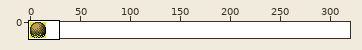
Sprite sheet: SlideProject/src/ressources/sprites/entites.png. Above: a wide view before the commit, with the close-up outlined.
Close-up. The starting point:
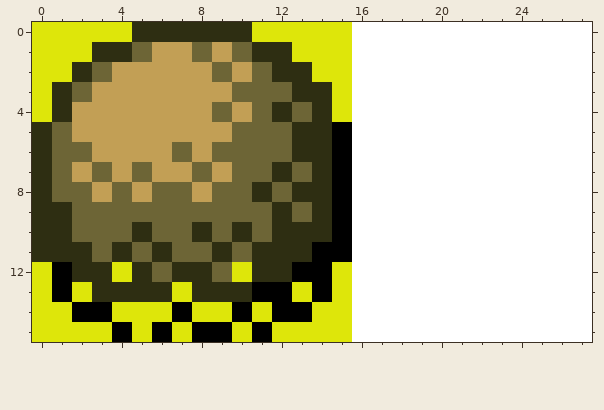
The file is 320x16 pixels. Shown: x 0..27, y 0..15.
The same view after the edit:
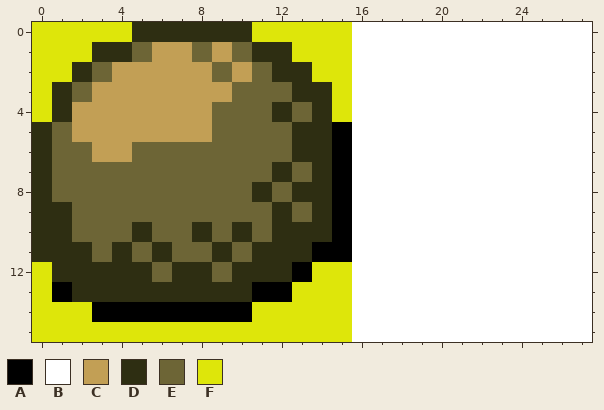
Palette (. is transparent): A #000000  B #ffffff  C #c29f55  D #2e2e12  E #6d6536  F #dee60a
Edits made:
Colour A replaces colour F in row 14 at x 4 to 6 and 8 to 9.
Colour D replaces colour A in row 12 at x 1.
Colour D replaces colour F in row 12 at x 4 and 10; in row 13 at x 2 and 7.
Colour E replaces colour C in row 4 at x 10; in row 5 at x 9; in row 6 at x 5 to 6 and 8; in row 7 at x 2, 4, 6 to 7 and 9; in row 8 at x 3, 5 and 8.
Colour F replaces colour A in rows 12 to 13 at x 14; in row 14 at x 2 and 12 to 13; in row 15 at x 4, 6, 8 to 9 and 11.
